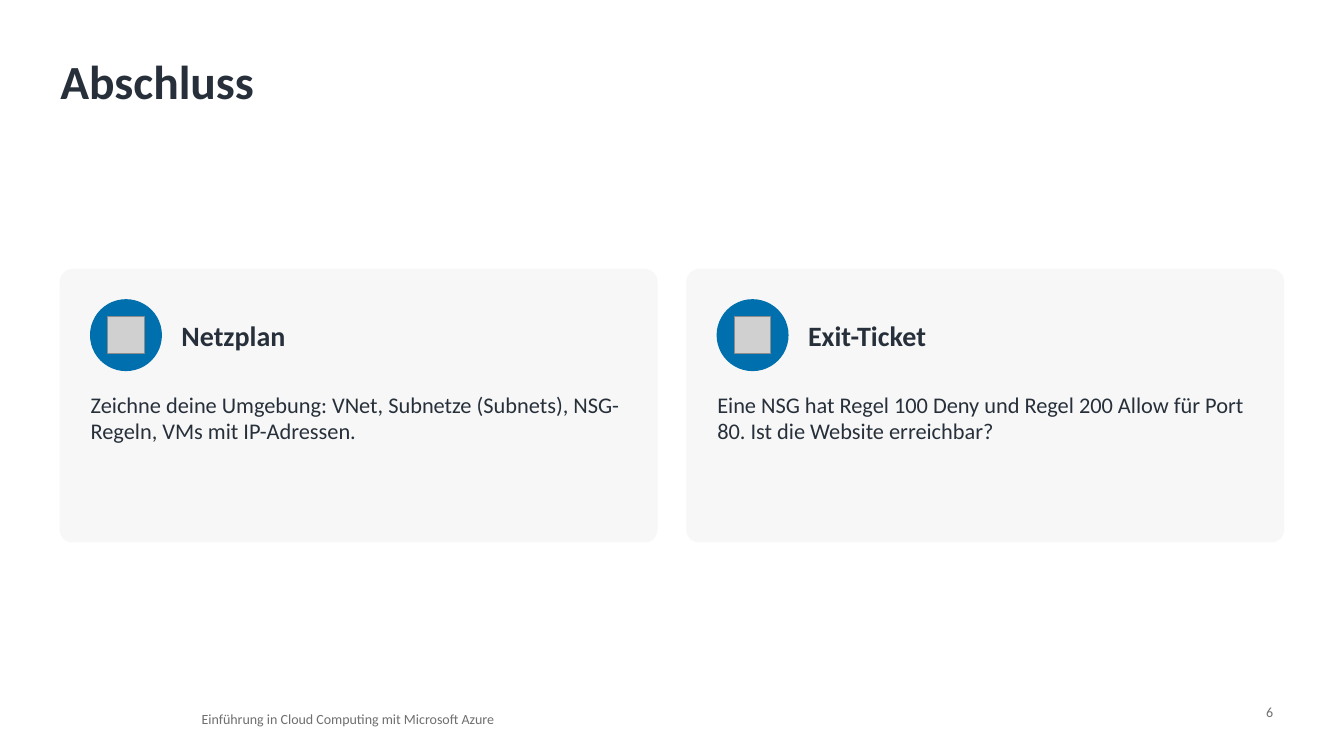
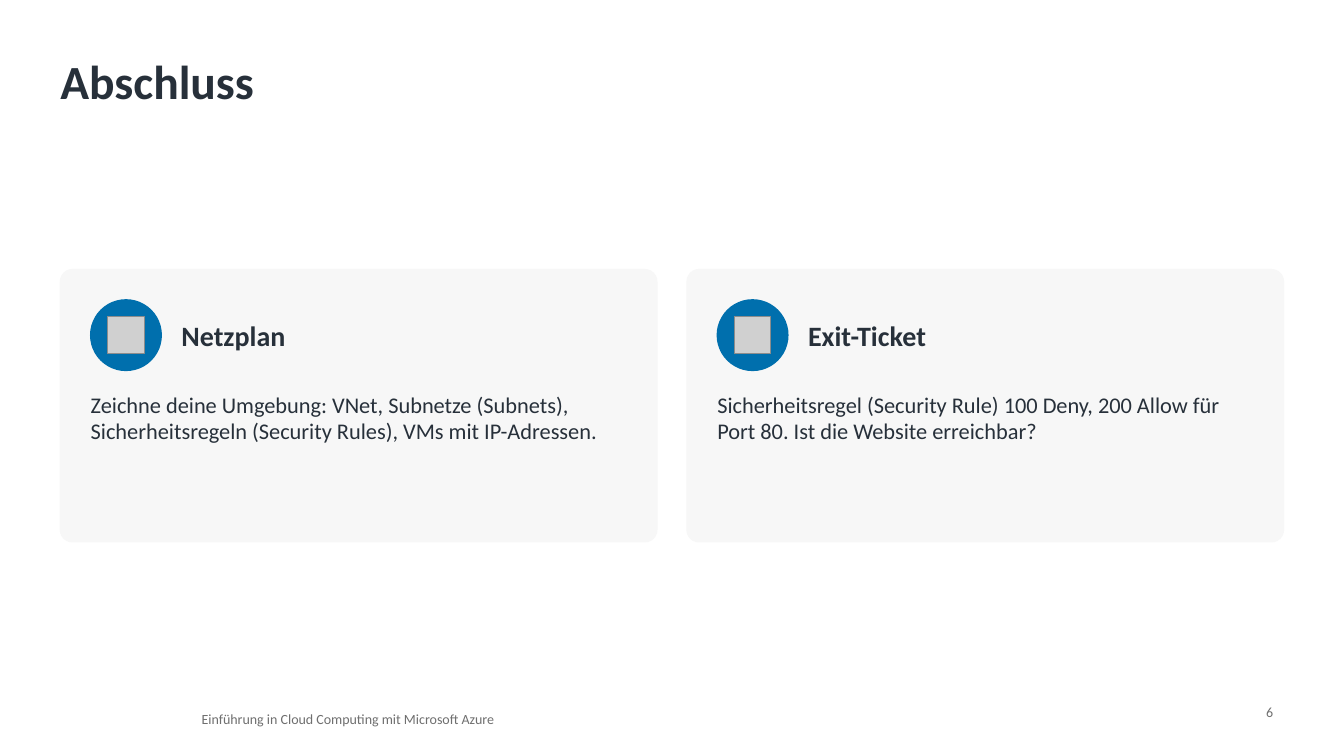
Before and after one commit to pat-teacher/azure-basics-training, a slide deck: slide 6 of praesentationen/tag-4-networking.pptx. Drawn at 1344x756 pixels with LibreOffice and Linux fonts; fonts in the diff are those of the drawing; grey boxes stand for pictures; background and template pictures are left out. Boxes give left, top, right and bottom in pixels: in the first picture for what was removed or moved away, otherwise in the second. Text is boxed around its words. In the diff, an @@ line names an element or a change of style, - is before the commit and + after.

Commit message:
Refactor terminology from NSG rules to Security Rules across documentation and codebase for consistency and clarity. Update related content in README, assignments, solutions, presentations, and glossary. Ensure all references to security rules are accurate and reflect current Azure terminology.

```diff
--- a/praesentationen/tag-4-networking.pptx
+++ b/praesentationen/tag-4-networking.pptx
@@ text at [91,397,596,443]: text changed @@
-Zeichne deine Umgebung: VNet, Subnetze (Subnets), NSG-Regeln, VMs mit IP-Adressen.
+Zeichne deine Umgebung: VNet, Subnetze (Subnets), Sicherheitsregeln (Security Rules), VMs mit IP-Adressen.
@@ text at [717,397,1219,439]: text changed @@
-Eine NSG hat Regel 100 Deny und Regel 200 Allow für Port 80. Ist die Website erreichbar?
+Sicherheitsregel (Security Rule) 100 Deny, 200 Allow für Port 80. Ist die Website erreichbar?
```
Also in this commit, not shown: 2 other slides changed, 17 other files.
